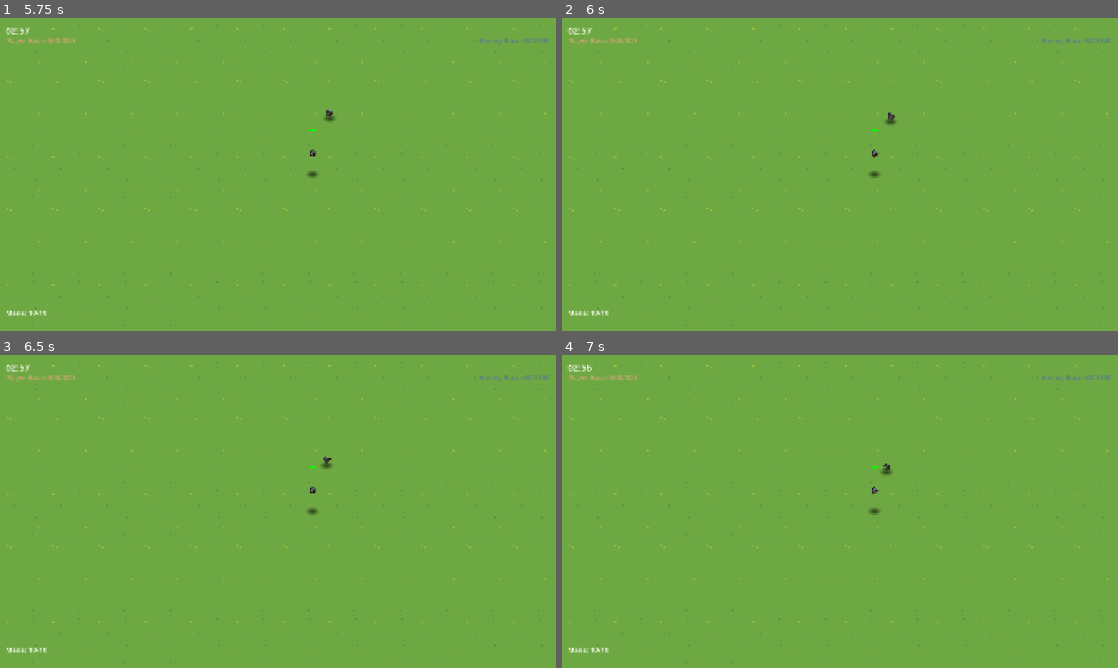
Above: before the commit, frames 1-4 (two rows, left to right).
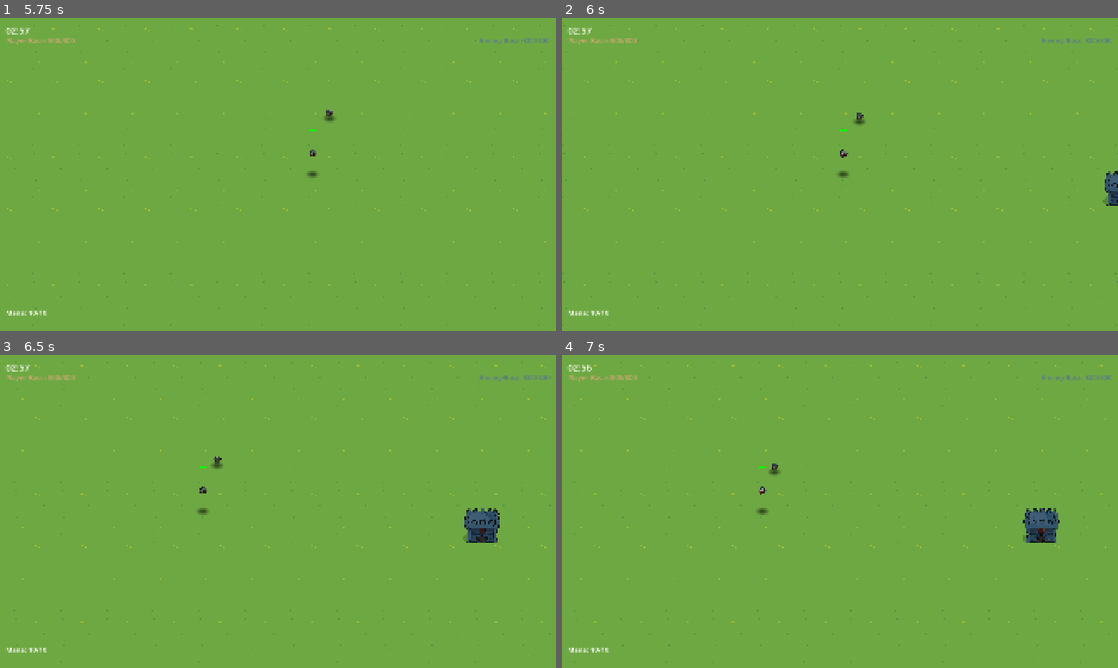
Above: after the commit, the same moments.

Repository: amari-charles/project-summoner
Game: Godot game, scene res://scenes/ui/main_menu.tscn
Two runs of this game, one before a commit and one after it. Both use one fixed random seed, a clock stepped at 60 frames per second and the inputs below.
Inputs (mouse positions are in pixels of both pictures, inside the frame that each line leads up to):
- Up to frame 1 (5.75 s): click "PLAY" at 0.5 s; click "SELECT" at 1.25 s; click "CHOOSE WARRIOR" at 2 s; click (216, 68) at 2.75 s; click "START BATTLE" at 3.5 s; tap Enter at 4.25 s; drag from (278, 299) to (333, 105) at 4.27 s; drag from (166, 190) to (250, 237) at 5.02 s
- Up to frame 2 (6 s): tap Space at 5.75 s; move the mouse to (895, 105) at 5.77 s; hold Right (ui_right) from 5.78 s (still down); tap 1 at 5.85 s; click (895, 105) at 5.92 s
- Up to frame 3 (6.5 s): keep holding Right (ui_right)
- Up to frame 4 (7 s): release Right (ui_right) at 6.5 s; drag from (812, 574) to (673, 464) at 6.52 s

Frame 1 is identical in both runs. In frame 2, 1.2% of the frame differs, in the area x 0-100%, y 2-94%; in frame 3, 1.6%, in the area x 1-100%, y 2-94%; in frame 4, 1.6%.

Commit message:
Add zoom controls, fix vertical-only pan lock, and add edge panning
Zoom Controls:
- Mouse scroll wheel to zoom in/out
- Scroll up = zoom in (decrease ortho size)
- Scroll down = zoom out (increase ortho size)
- Configurable min/max zoom: 20-60 (default 40)
- Zoom speed: 2.0 per scroll tick

Fixed Panning Restrictions:
- Previously blocked ALL panning when not zoomed
- Now only blocks vertical (Z-axis) panning at default zoom
- Horizontal (X-axis) panning always enabled
- Applies to keyboard, mouse drag, and touch input

Edge-of-Screen Panning:
- RTS-style camera panning when mouse near screen edges
- Configurable edge margin (default 20px)
- Respects vertical pan lock (horizontal always works)
- Configurable speed multiplier

Export Variables:
- zoom_enabled, min/max_ortho_size, zoom_speed
- vertical_pan_only_when_zoomed (renamed from pan_only_when_zoomed)
- edge_pan_enabled, edge_pan_margin, edge_pan_speed

🤖 Generated with [Claude Code](https://claude.com/claude-code)

Co-Authored-By: Claude <noreply@anthropic.com>

Diff:
--- a/scripts/battlefield/camera_controller_3d.gd
+++ b/scripts/battlefield/camera_controller_3d.gd
@@ -27,11 +27,25 @@
 ## If false, you must call set_bounds() manually
 @export var auto_calculate_bounds: bool = true
 
-@export_group("Zoom-Based Panning")
+@export_group("Zoom Controls")
 ## Default orthographic size (camera starts at this zoom level)
 @export var default_ortho_size: float = 40.0
-## If true, panning is only enabled when zoomed in (size < default_ortho_size)
-@export var pan_only_when_zoomed: bool = true
+@export var min_ortho_size: float = 20.0  # Max zoom in
+@export var max_ortho_size: float = 60.0  # Max zoom out
+@export var zoom_speed: float = 2.0
+@export var zoom_enabled: bool = true
+
+@export_group("Zoom-Based Panning")
+## If true, vertical panning is only enabled when zoomed in (size < default_ortho_size)
+@export var vertical_pan_only_when_zoomed: bool = true
+
+@export_group("Edge Panning")
+## If true, camera pans when mouse is near screen edges
+@export var edge_pan_enabled: bool = true
+## Distance from edge (in pixels) where panning starts
+@export var edge_pan_margin: float = 20.0
+## Speed multiplier for edge panning
+@export var edge_pan_speed: float = 1.0
 
 # === State Variables ===
 
@@ -171,12 +185,26 @@
 	position = position.clamp(min_position, max_position)
 
 func _input(event: InputEvent) -> void:
-	## Handle mouse and touch input for panning
+	## Handle mouse and touch input for panning and zooming
+	if zoom_enabled:
+		_handle_zoom(event)
+
 	if mouse_pan_enabled:
 		_handle_mouse_pan(event)
 
 	if touch_pan_enabled:
 		_handle_touch_pan(event)
+
+func _handle_zoom(event: InputEvent) -> void:
+	## Handle mouse scroll wheel zoom
+	if event is InputEventMouseButton:
+		if event.pressed:
+			if event.button_index == MOUSE_BUTTON_WHEEL_UP:
+				# Zoom in (decrease ortho size)
+				size = clamp(size - zoom_speed, min_ortho_size, max_ortho_size)
+			elif event.button_index == MOUSE_BUTTON_WHEEL_DOWN:
+				# Zoom out (increase ortho size)
+				size = clamp(size + zoom_speed, min_ortho_size, max_ortho_size)
 
 func _handle_mouse_pan(event: InputEvent) -> void:
 	## Pan the camera by dragging with middle or right mouse button
@@ -218,41 +246,43 @@
 	## The camera moves in the ground plane (X and Z axes), not up/down (Y axis)
 	## We invert X so dragging left moves the view left (intuitive drag behavior)
 
-	# Check if panning is allowed (zoom-based restriction)
-	if pan_only_when_zoomed and size >= default_ortho_size:
-		return  # Not zoomed in, panning disabled
-
+	# Horizontal panning (X-axis) is always allowed
 	position.x += -delta.x * pan_speed * MOUSE_TO_WORLD_SCALE
-	position.z += delta.y * pan_speed * TOUCH_TO_WORLD_SCALE
+
+	# Vertical panning (Z-axis) only allowed when zoomed in
+	if not vertical_pan_only_when_zoomed or size < default_ortho_size:
+		position.z += delta.y * pan_speed * TOUCH_TO_WORLD_SCALE
 
 	# Clamp keeps the camera position within the allowed bounds
 	# Without this, you could pan beyond the edge of the battlefield
 	position = position.clamp(min_position, max_position)
 
 func _process(delta: float) -> void:
-	## Called every frame. Handle keyboard panning here.
+	## Called every frame. Handle keyboard and edge panning here.
 	## delta: Time elapsed since last frame (usually ~0.016 for 60 FPS)
 	if keyboard_pan_enabled:
 		_handle_keyboard_pan(delta)
 
+	if edge_pan_enabled:
+		_handle_edge_pan(delta)
+
 func _handle_keyboard_pan(delta: float) -> void:
 	## Pan the camera using WASD or arrow keys
 
-	# Check if panning is allowed (zoom-based restriction)
-	if pan_only_when_zoomed and size >= default_ortho_size:
-		return  # Not zoomed in, panning disabled
-
 	var pan_input = Vector2.ZERO
 
-	# Collect input from keyboard (accumulate in case multiple keys pressed)
+	# Collect horizontal input (always allowed)
 	if Input.is_action_pressed("ui_right") or Input.is_key_pressed(KEY_D):
 		pan_input.x += 1.0
 	if Input.is_action_pressed("ui_left") or Input.is_key_pressed(KEY_A):
 		pan_input.x -= 1.0
-	if Input.is_action_pressed("ui_down") or Input.is_key_pressed(KEY_S):
-		pan_input.y -= 1.0  # Down = move toward negative Z (closer to camera)
-	if Input.is_action_pressed("ui_up") or Input.is_key_pressed(KEY_W):
-		pan_input.y += 1.0  # Up = move toward positive Z (away from camera)
+
+	# Collect vertical input (only if zoomed in or restriction disabled)
+	if not vertical_pan_only_when_zoomed or size < default_ortho_size:
+		if Input.is_action_pressed("ui_down") or Input.is_key_pressed(KEY_S):
+			pan_input.y -= 1.0  # Down = move toward negative Z (closer to camera)
+		if Input.is_action_pressed("ui_up") or Input.is_key_pressed(KEY_W):
+			pan_input.y += 1.0  # Up = move toward positive Z (away from camera)
 
 	if pan_input != Vector2.ZERO:
 		# Normalize ensures diagonal movement isn't faster than straight movement
@@ -263,6 +293,37 @@
 		# Mouse/touch use direct pixel deltas instead
 		position.x += pan_input.x * pan_speed * delta
 		position.z += pan_input.y * pan_speed * delta
+		position = position.clamp(min_position, max_position)
+
+func _handle_edge_pan(delta: float) -> void:
+	## Pan the camera when mouse is near screen edges (RTS-style)
+
+	var viewport_size = get_viewport().get_visible_rect().size
+	var mouse_pos = get_viewport().get_mouse_position()
+
+	var pan_input = Vector2.ZERO
+
+	# Check horizontal edges (always allowed)
+	if mouse_pos.x <= edge_pan_margin:
+		# Near left edge, pan left
+		pan_input.x = -1.0
+	elif mouse_pos.x >= viewport_size.x - edge_pan_margin:
+		# Near right edge, pan right
+		pan_input.x = 1.0
+
+	# Check vertical edges (only if zoomed in or restriction disabled)
+	if not vertical_pan_only_when_zoomed or size < default_ortho_size:
+		if mouse_pos.y <= edge_pan_margin:
+			# Near top edge, pan up (away from camera)
+			pan_input.y = 1.0
+		elif mouse_pos.y >= viewport_size.y - edge_pan_margin:
+			# Near bottom edge, pan down (toward camera)
+			pan_input.y = -1.0
+
+	if pan_input != Vector2.ZERO:
+		# Apply edge panning (no need to normalize, edges are mutually exclusive)
+		position.x += pan_input.x * pan_speed * edge_pan_speed * delta
+		position.z += pan_input.y * pan_speed * edge_pan_speed * delta
 		position = position.clamp(min_position, max_position)
 
 ## Manually set camera bounds (alternative to auto-calculation)
